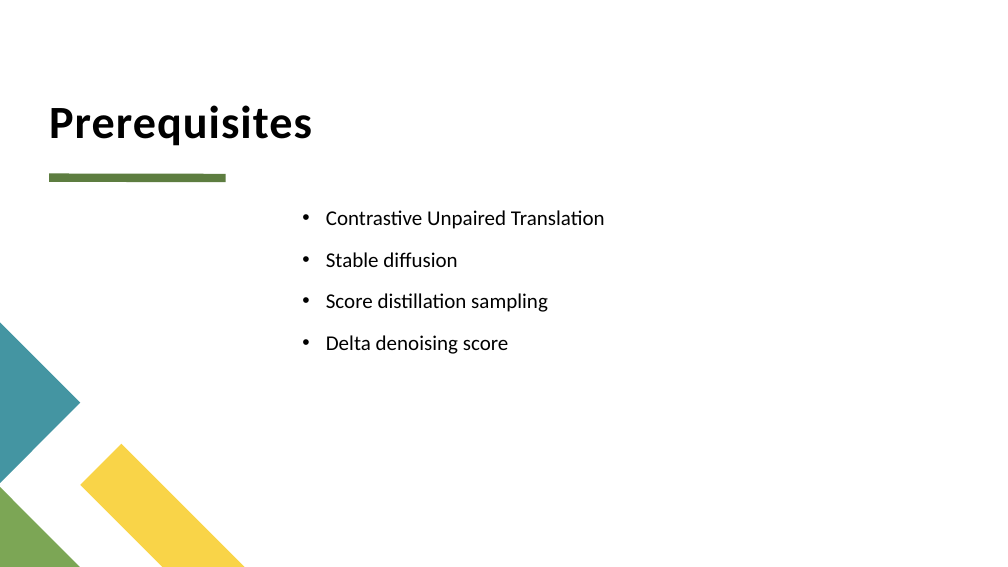
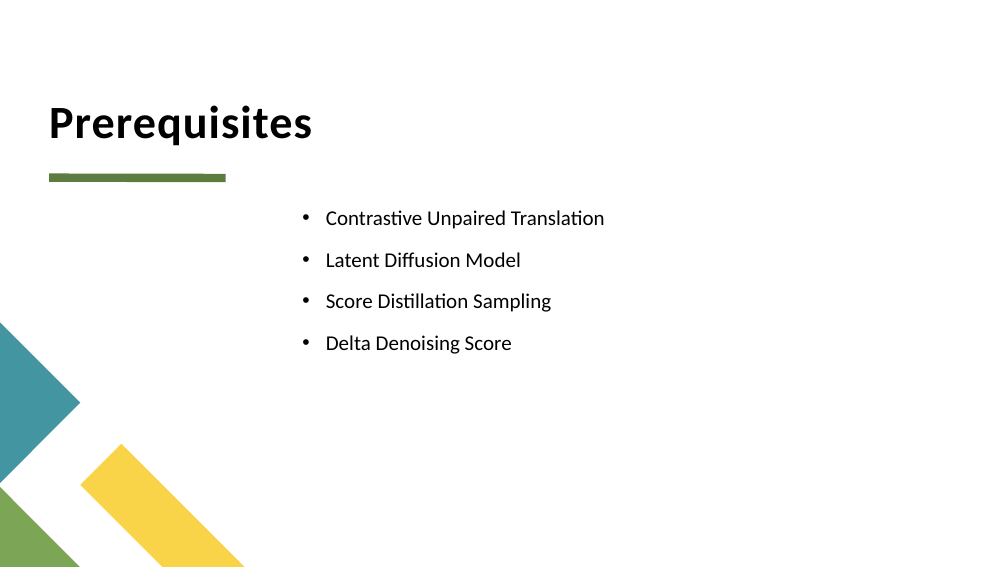
Before and after one commit to Anh26535D/cpp, a slide deck: slide 6 of report_computer_vision.pptx. Drawn at 1008x567 pixels with LibreOffice and Linux fonts; fonts in the diff are those of the drawing. Boxes give left, top, right and bottom in pixels: in the first picture for what was removed or moved away, otherwise in the second. Text is boxed around its words. In the diff, an @@ line names an element or a change of style, - is before the commit and + after.

```diff
--- a/report_computer_vision.pptx
+++ b/report_computer_vision.pptx
@@ text at [326,252,551,354]: text changed @@
-• Stable diffusion
-• Score distillation sampling
-• Delta denoising score
+• Latent Diffusion Model
+• Score Distillation Sampling
+• Delta Denoising Score
```
Also in this commit, not shown: 3 slides added, 1 slide removed, 1 other file.
